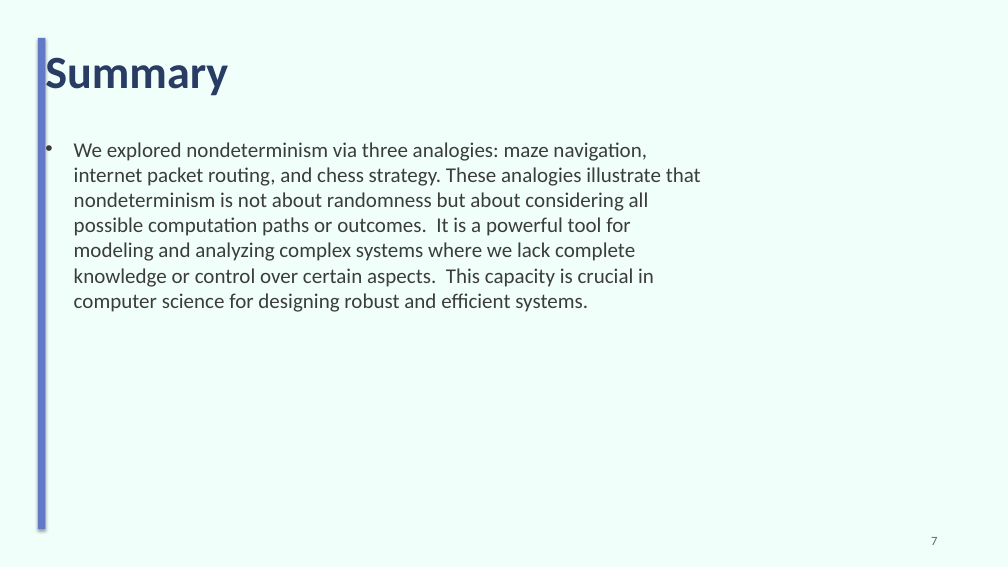
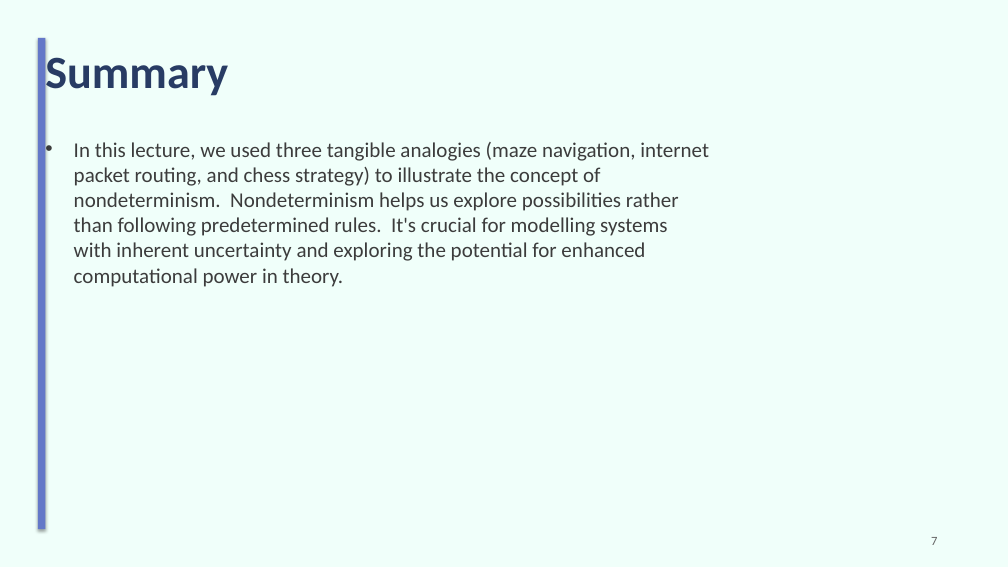
Before and after one commit to sanskarsri26/pdf-to-lecture, a slide deck: slide 7 of Styled_Slides.pptx. Drawn at 1008x567 pixels with LibreOffice and Linux fonts; fonts in the diff are those of the drawing. Boxes give left, top, right and bottom in pixels: in the first picture for what was removed or moved away, otherwise in the second. Text is boxed around its words. In the diff, an @@ line names an element or a change of style, - is before the commit and + after.

```diff
--- a/Styled_Slides.pptx
+++ b/Styled_Slides.pptx
@@ text at [74,142,709,287]: text changed @@
-• We explored nondeterminism via three analogies: maze navigation, internet packet routing, and chess strategy. These analogies illustrate that nondeterminism is not about randomness but about considering all possible computation paths or outcomes. It is a powerful tool for modeling and analyzing complex systems where we lack complete knowledge or control over certain aspects. This capacity is crucial in computer science for designing robust and efficient systems.
+• In this lecture, we used three tangible analogies (maze navigation, internet packet routing, and chess strategy) to illustrate the concept of nondeterminism. Nondeterminism helps us explore possibilities rather than following predetermined rules. It's crucial for modelling systems with inherent uncertainty and exploring the potential for enhanced computational power in theory.
```
Also in this commit, not shown: 8 other slides changed, 4 other files.
